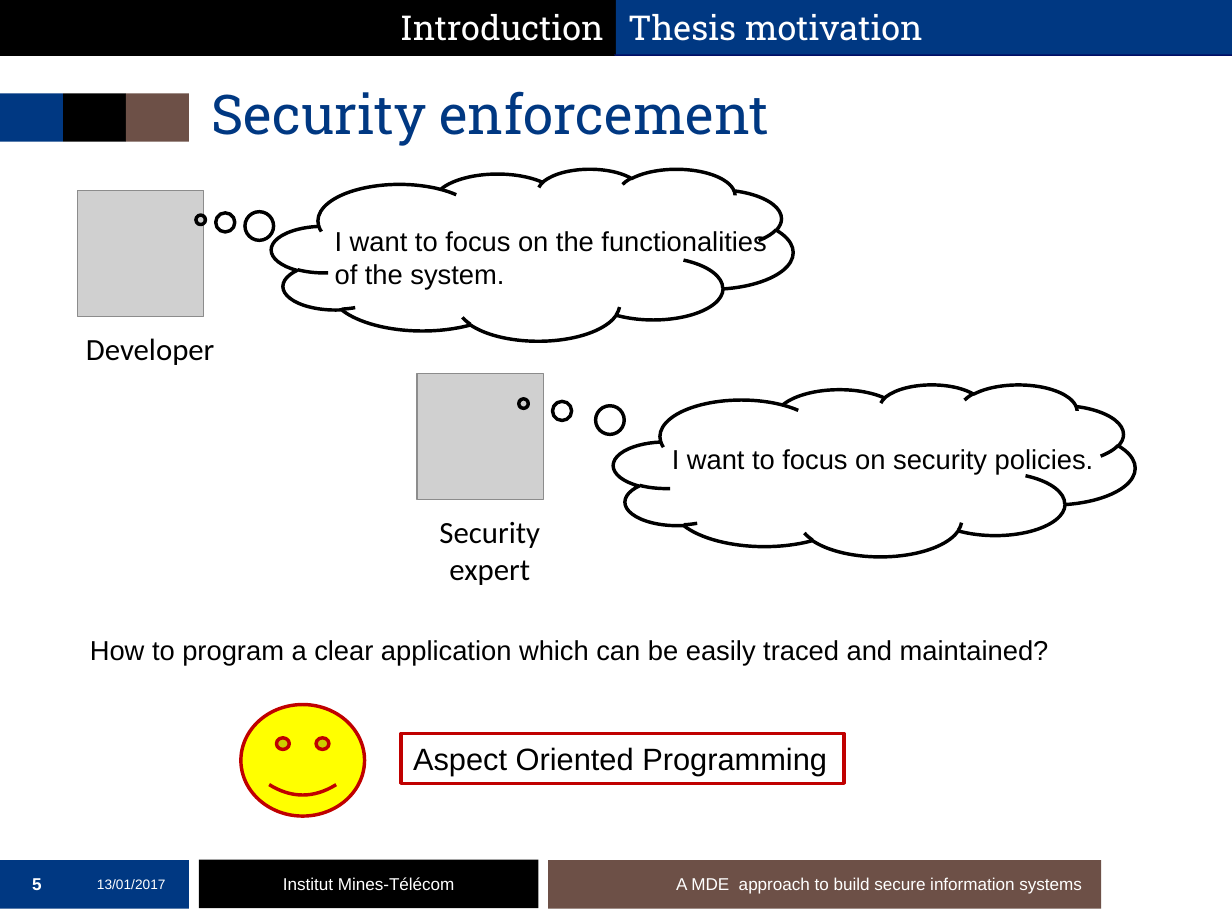
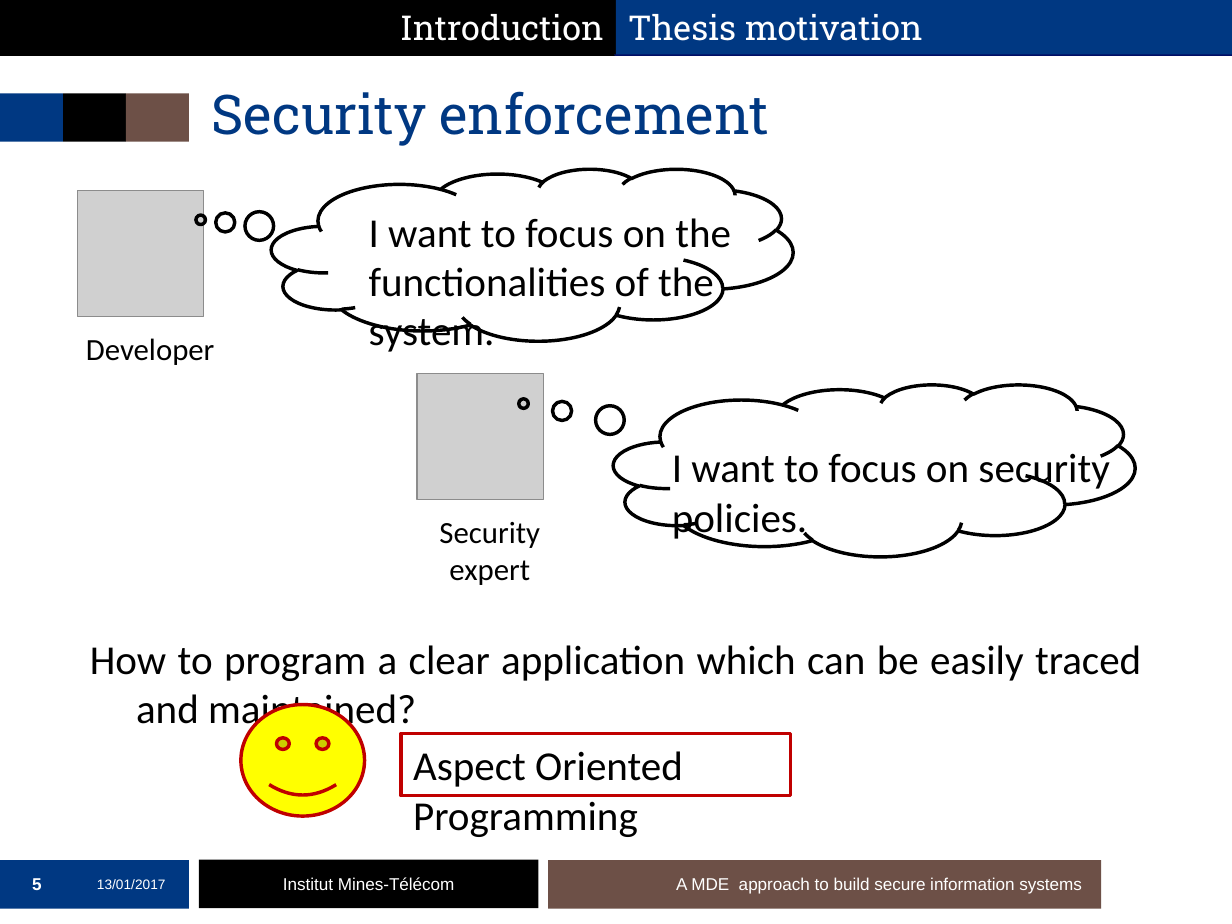
Before and after one commit to mai-ng/phdDefense, a slide deck: slide 5 of slides/presentation-defense.pptx. Drawn at 1232x924 pixels with LibreOffice and Linux fonts; fonts in the diff are those of the drawing; grey boxes stand for pictures; background and template pictures are left out. Boxes give left, top, right and bottom in pixels: in the first picture for what was removed or moved away, otherwise in the second. Text is boxed around its words. In the diff, an @@ line names an element or a change of style, - is before the commit and + after.

```diff
--- a/slides/presentation-defense.pptx
+++ b/slides/presentation-defense.pptx
@@ text "I want to focus on ..." at [369,218,731,306]: size 16 to 24 pt, font Arial to Calibri @@
@@ text "I want to focus on ...": place and size @@
-text "I want to focus on ..." at [335,231,766,290]
+text "I want to focus on ..." at [369,218,731,306]
@@ text "I want to focus on ..." at [672,450,1109,542]: size 16 to 24 pt, font Arial to Calibri @@
@@ text "How to program a clear ..." at [90,645,1141,733]: size 16 to 24 pt, font Arial to Calibri; more space between paragraphs @@
@@ rectangle "Aspect Oriented Programming": place and size @@
-rectangle "Aspect Oriented Programming" at [400,733,844,782]
+rectangle "Aspect Oriented Programming" at [400,733,790,795]
@@ rectangle "Aspect Oriented Programming" at [400,733,790,795]: size 18 to 24 pt, font Arial to Calibri @@
```
Also in this commit, not shown: 11 other slides changed, 3 slides added.
